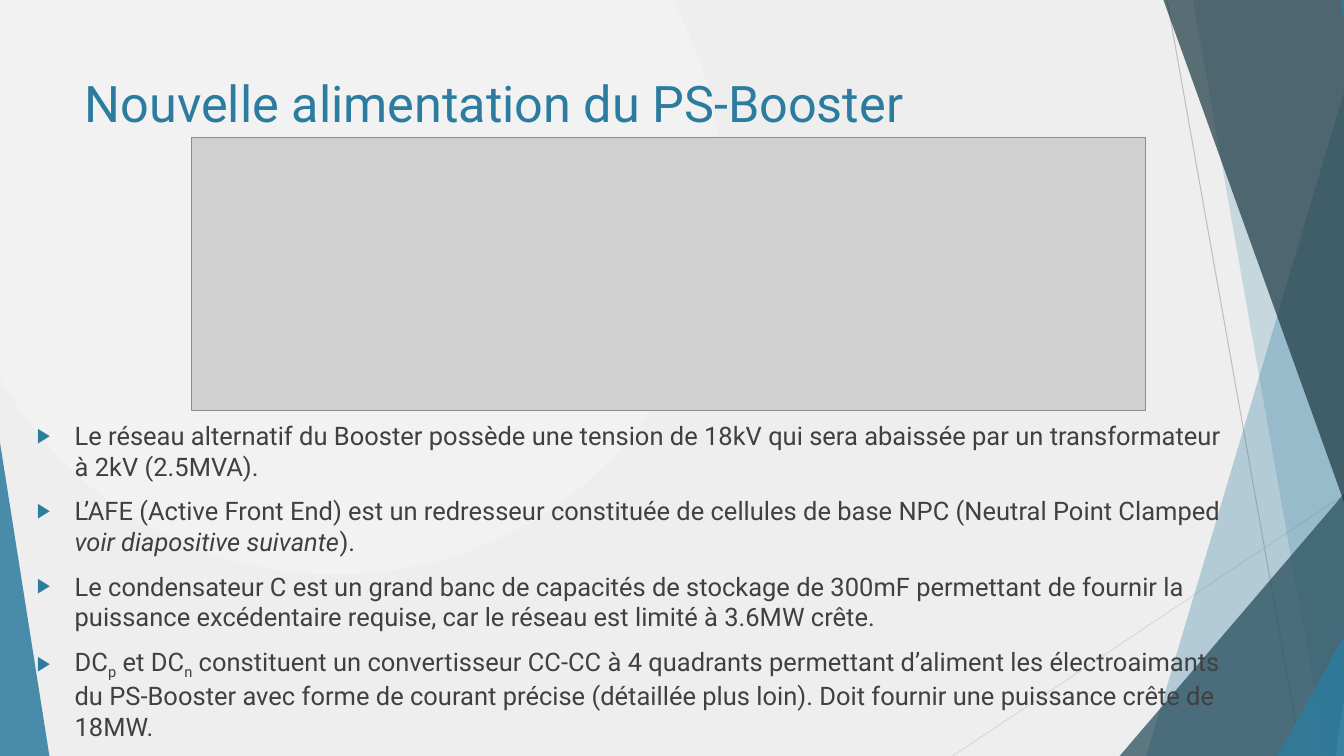
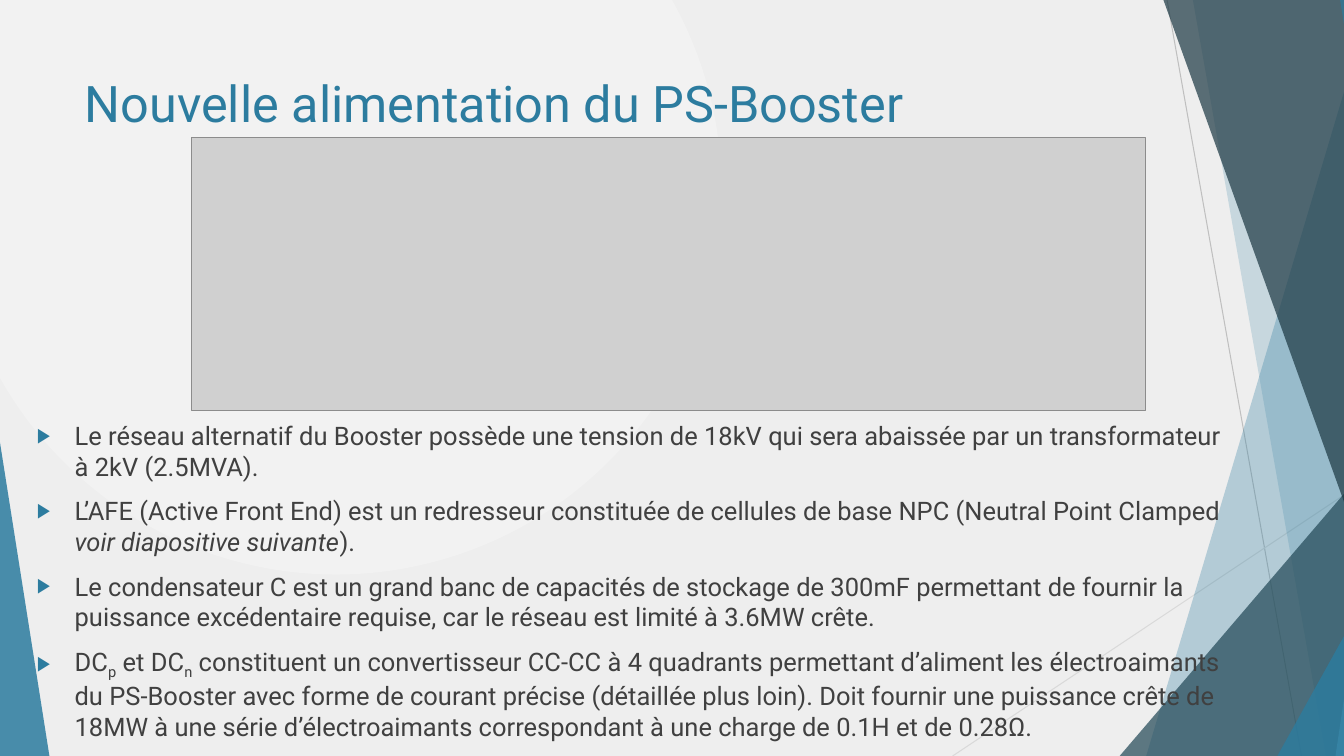
Before and after one commit to danthib76/DesignIV, a slide deck: slide 5 of Remise/Remise 1/Presentation_Remise_1.pptx. Drawn at 1344x756 pixels with LibreOffice and Linux fonts; fonts in the diff are those of the drawing; grey boxes stand for pictures. Boxes give left, top, right and bottom in pixels: in the first picture for what was removed or moved away, otherwise in the second. Text is boxed around its words. In the diff, an @@ line names an element or a change of style, - is before the commit and + after.

Commit message:
Ajout specs charges

```diff
--- a/Remise/Remise 1/Presentation_Remise_1.pptx
+++ b/Remise/Remise 1/Presentation_Remise_1.pptx
@@ text at bbox=[75, 647, 1220, 742]: text changed @@
-▶ DCp et DCn constituent un convertisseur CC-CC à 4 quadrants permettant d’aliment les électroaimants du PS-Booster avec forme de courant précise (détaillée plus loin). Doit fournir une puissance crête de 18MW.
+▶ DCp et DCn constituent un convertisseur CC-CC à 4 quadrants permettant d’aliment les électroaimants du PS-Booster avec forme de courant précise (détaillée plus loin). Doit fournir une puissance crête de 18MW à une série d’électroaimants correspondant à une charge de 0.1H et de 0.28Ω.
```
Also in this commit, not shown: 1 other slide changed.
